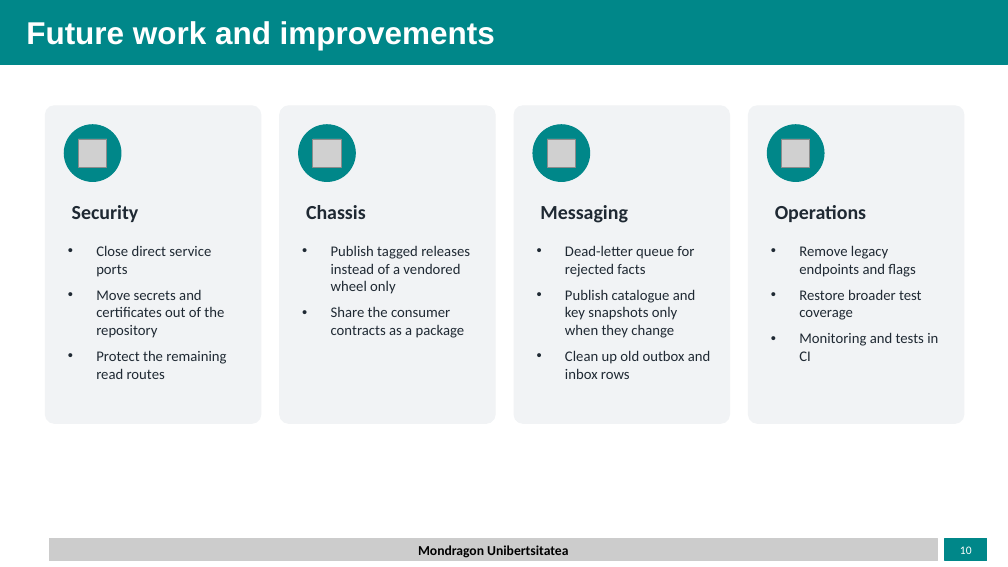
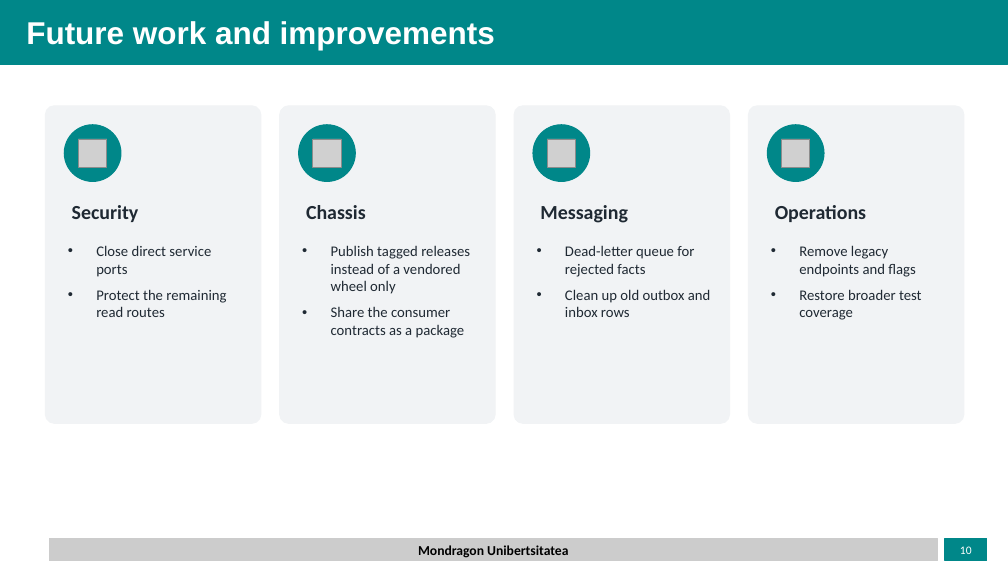
Before and after one commit to Uthereted/EjercicioMonolitico, a slide deck: slide 10 of manufacturing_microservices.pptx. Drawn at 1008x567 pixels with LibreOffice and Linux fonts; fonts in the diff are those of the drawing; grey boxes stand for pictures; background and template pictures are left out. Boxes give left, top, right and bottom in pixels: in the first picture for what was removed or moved away, otherwise in the second. Text is boxed around its words. In the diff, an @@ line names an element or a change of style, - is before the commit and + after.

```diff
--- a/manufacturing_microservices.pptx
+++ b/manufacturing_microservices.pptx
@@ text at [96,290,224,338]: paragraph removed @@
-• Move secrets and certificates out of the repository
@@ text at [565,289,695,338]: paragraph removed @@
-• Publish catalogue and key snapshots only when they change
@@ text at [799,332,938,361]: paragraph removed @@
-• Monitoring and tests in CI
```
Also in this commit, not shown: 2 other slides changed.
